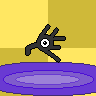
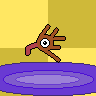
Layered file, before and after one edit (96 x 96). Changes by layer:
added group "Shiny" with 2 layers above "Group" over [26, 25, 65, 62]
added layer "Head" in group "Shiny" over [26, 25, 65, 62]
added layer "Beak" in group "Shiny" over [26, 25, 65, 62]
painted on "Paint Layer 1" over [26, 25, 65, 62]
